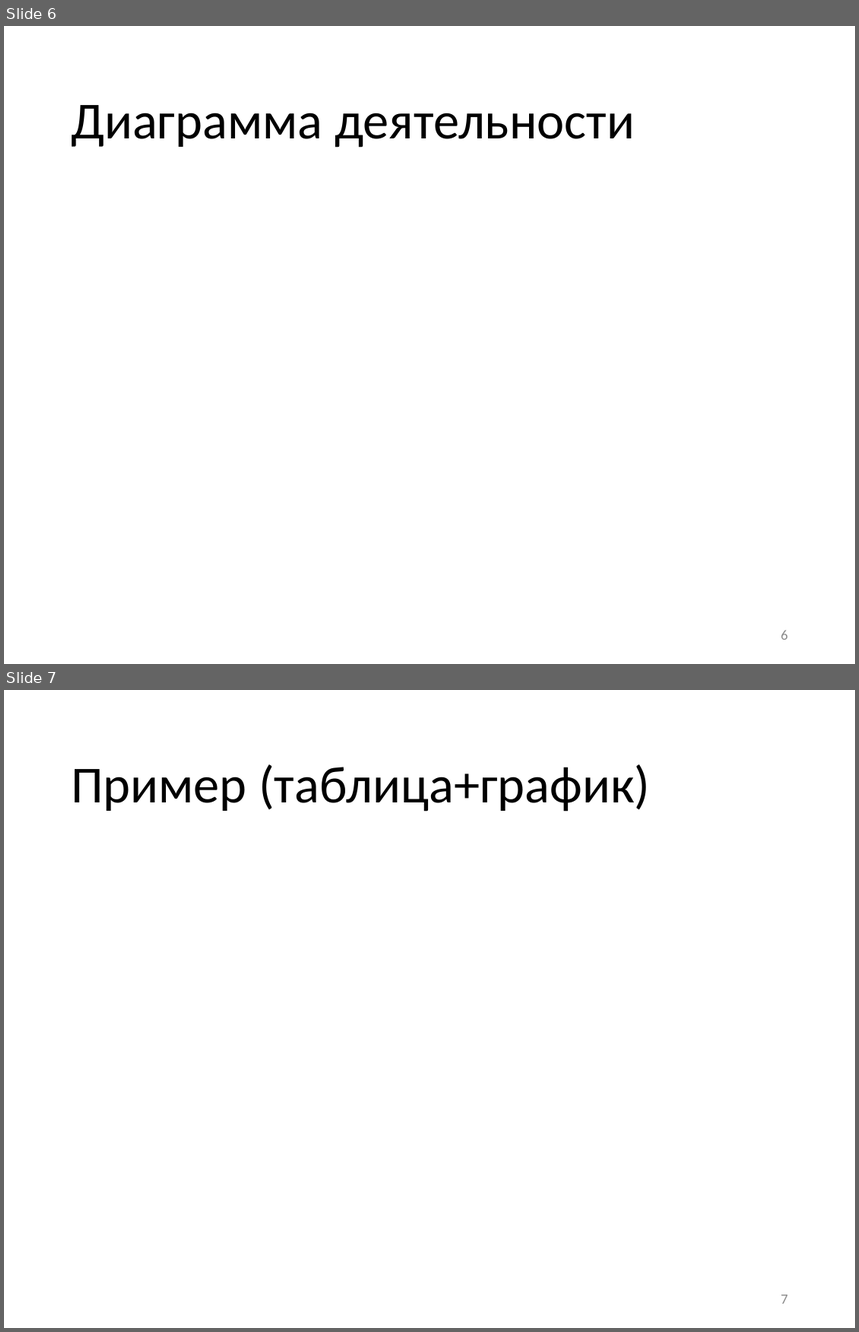
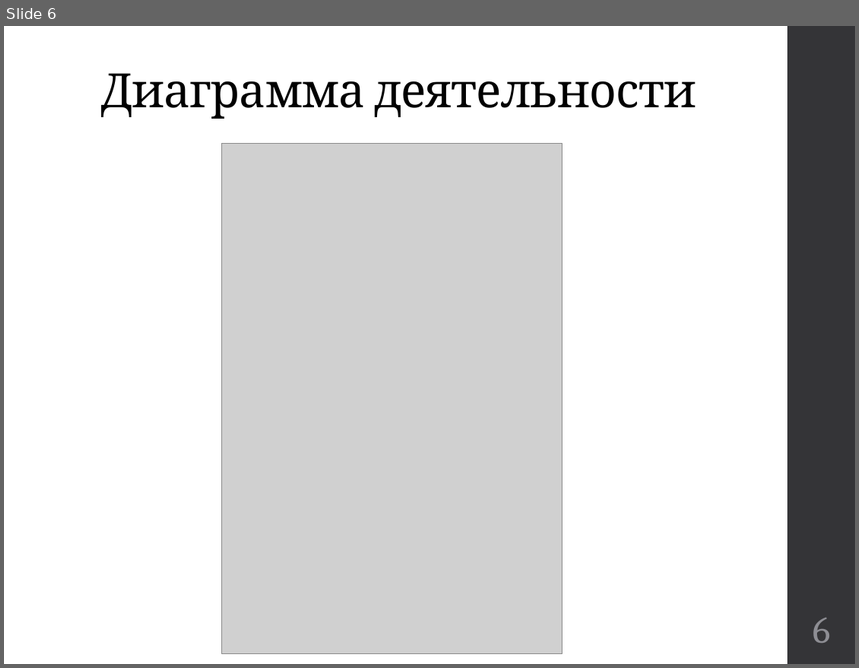
Before and after one commit to kwadraterry/diploma, a slide deck: Отчет/Доклад Неповинных.pptx. Shown one above the other, each under a label of ours: slides 6 and 7 before the commit, slide 6 after it. The pictures are 859x1332 and 859x668 pixels, drawn with LibreOffice and Linux fonts; fonts in the diff are those of the drawing; grey boxes stand for pictures. Boxes give left, top, right and bottom in pixels: in the first picture for what was removed or moved away, otherwise in the second. Text is boxed around its words. In the diff, an @@ line names an element or a change of style, - is before the commit and + after.

```diff
--- a/Отчет/Доклад Неповинных.pptx
+++ b/Отчет/Доклад Неповинных.pptx
@@ slide 7 removed at (x1=4, y1=690, x2=855, y2=1328), background #FFFFFF @@
@@ title removed at (x1=71, y1=764, x2=650, y2=812) @@
-Пример (таблица+график)
@@ page number removed at (x1=781, y1=1295, x2=788, y2=1304) @@
-7
@@ slide 6 changed as well @@
@@ rectangle added at (x1=788, y1=26, x2=855, y2=664), fill #353537 @@
@@ title "Диаграмма деятельности" moved from (x1=71, y1=105, x2=635, y2=148) to (x1=101, y1=73, x2=696, y2=119) @@
@@ title "Диаграмма деятельности" at (x1=101, y1=73, x2=696, y2=119): size 44 to 40 pt, font Calibri to Cambria, letter spacing 0 to -0.5 pt; vertical alignment middle to bottom @@
@@ picture added at (x1=222, y1=144, x2=563, y2=655) @@
@@ page number moved from (x1=781, y1=630, x2=788, y2=640) to (x1=813, y1=618, x2=830, y2=643) @@
@@ page number at (x1=813, y1=618, x2=830, y2=643): size 12 to 32 pt, font Calibri to Cambria, text colour #8C8C8C to #8E8E94; alignment right to centre @@
```
Also in this commit, not shown: 10 other slides changed, 4 slides added, 3 other slides removed, 1 other file.
